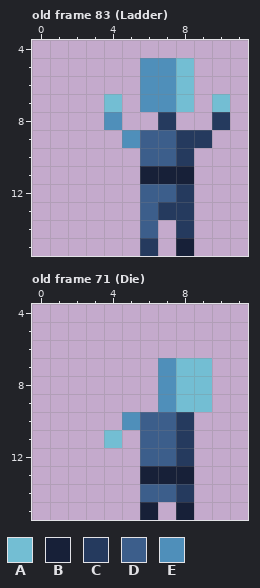
Two versions of one pixel-art file, Assets/Game/Characters/Blueman/Sprites/blueman.aseprite. The picture above is the old version.
16x16 pixels, 86 frames. Shown: old frame 83 (Ladder): x 0..11, y 4..15; old frame 71 (Die): x 0..11, y 4..15. The commit also changed other frames, which this record leaves out.
Palette (. is transparent): A #73bed3  B #172038  C #253a5e  D #3c5e8b  E #4f8fba
Pixels before, old frame 83 (Ladder), first column x 4:
 5 ..EEA..
 6 ..EEA..
 7 A.EEA.A
 8 E..C..C
 9 .EDDCC.
10 ..DDC..
11 ..BBB..
12 ..DDC..
13 ..DCC..
14 ..D.C..
15 ..C.B..
Pixels before, old frame 71 (Die), first column x 4:
 7 ...EAA
 8 ...EAA
 9 ...EAA
10 .EDDC.
11 A.DDC.
12 ..DDC.
13 ..BBB.
14 ..DDC.
15 ..B.B.
New version:
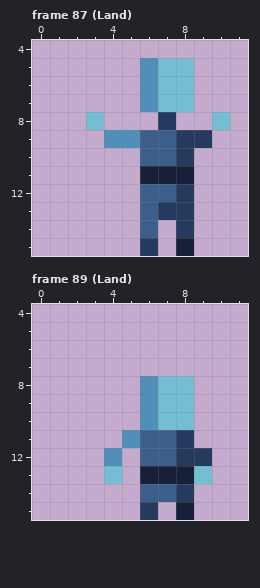
A new or re-ordered frame is compared with the old frame closest to it.
Edits made:
{"change": "frames 86 -> 89"}
{"where": "frame 87 (Land) is new; against old frame 83 (Ladder)"}
{"frame":87,"y":5,"x":7,"old":"E","new":"A"}
{"frame":87,"y":6,"x":7,"old":"E","new":"A"}
{"frame":87,"y":7,"x":4,"old":"A","new":"."}
{"frame":87,"y":7,"x":7,"old":"E","new":"A"}
{"frame":87,"y":7,"x":10,"old":"A","new":"."}
{"frame":87,"y":8,"x":3,"old":".E","new":"A."}
{"frame":87,"y":8,"x":10,"old":"C","new":"A"}
{"frame":87,"y":9,"x":4,"old":".","new":"E"}
{"where": "frame 89 (Land) is new; against old frame 71 (Die)"}
{"frame":89,"y":7,"x":7,"old":"EAA","new":"..."}
{"frame":89,"y":8,"x":6,"old":".E","new":"EA"}
{"frame":89,"y":8,"x":9,"old":"A","new":"."}
{"frame":89,"y":9,"x":6,"old":".E","new":"EA"}
{"frame":89,"y":9,"x":9,"old":"A","new":"."}
{"frame":89,"y":10,"x":5,"old":"EDDC","new":".EAA"}
{"frame":89,"y":11,"x":4,"old":"A.","new":".E"}
{"frame":89,"y":12,"x":4,"old":".","new":"E"}
{"frame":89,"y":12,"x":9,"old":".","new":"C"}
{"frame":89,"y":13,"x":4,"old":".","new":"A"}
{"frame":89,"y":13,"x":9,"old":".","new":"A"}
{"frame":89,"y":15,"x":6,"old":"B","new":"C"}
{"label":"changed","picture_box":[86,58,230,148]}
{"label":"changed","picture_box":[104,358,212,520]}
